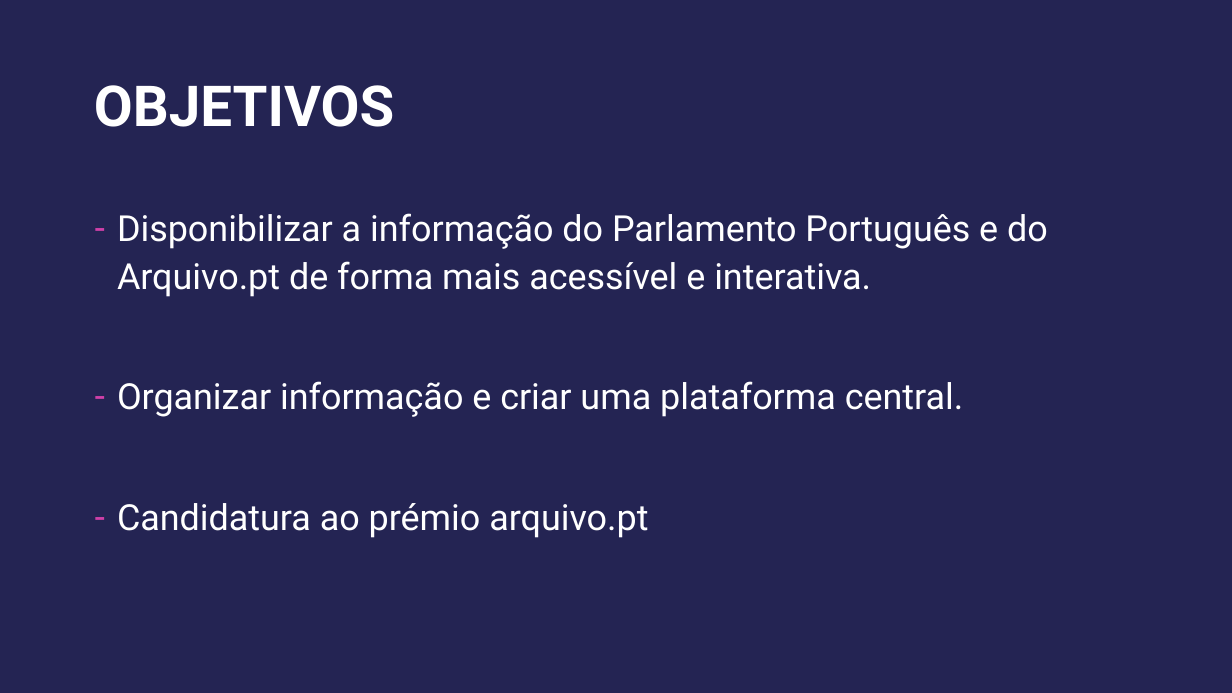
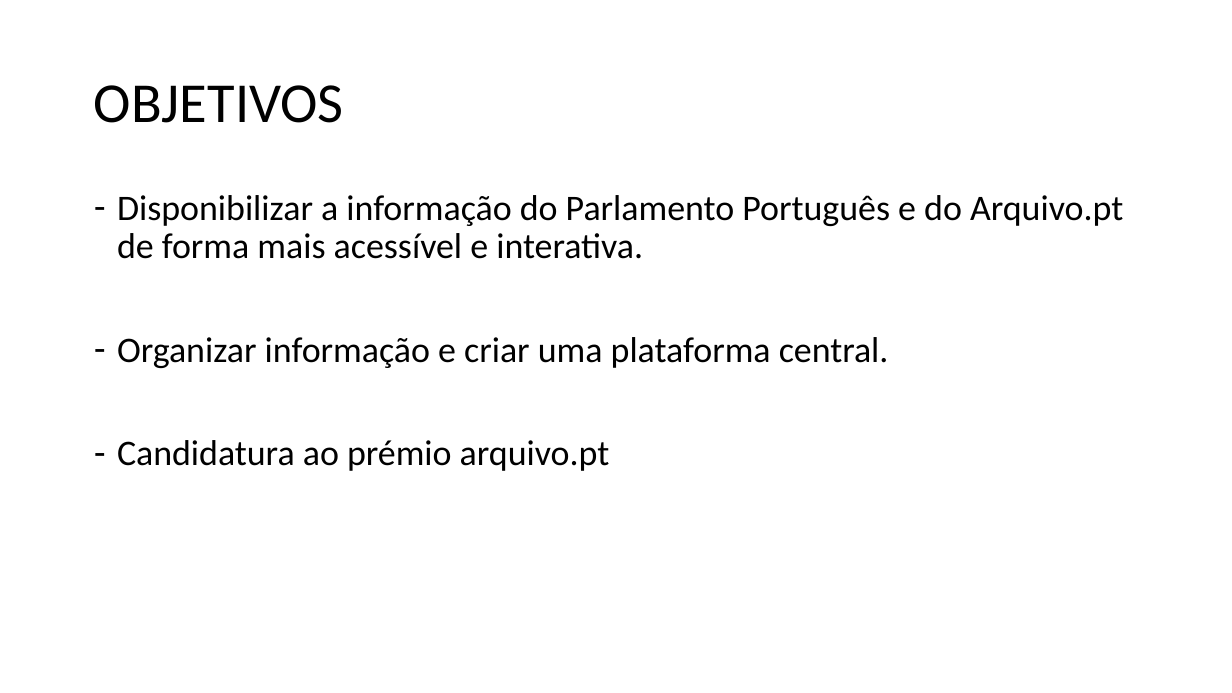
Before and after one commit to ruipfteixeira/arquivopt, a slide deck: slide 2 of Presentation.pptx. Drawn at 1232x693 pixels with LibreOffice and Linux fonts; fonts in the diff are those of the drawing; background and template pictures are left out. Boxes give left, top, right and bottom in pixels: in the first picture for what was removed or moved away, otherwise in the second. Text is boxed around its words. In the diff, an @@ line names an element or a change of style, - is before the commit and + after.

```diff
--- a/Presentation.pptx
+++ b/Presentation.pptx
@@ rectangle removed at bbox=[0, 0, 1232, 693] @@
@@ title "OBJETIVOS" at bbox=[94, 85, 344, 123]: font Roboto to Calibri, text colour #FFFFFF to #000000, bold off; line spacing 1 to 0.9 @@
@@ text "Disponibilizar a informação do Parlamento ...": place and size @@
-text "Disponibilizar a informação do Parlamento ..." at bbox=[117, 213, 1048, 538]
+text "Disponibilizar a informação do Parlamento ..." at bbox=[117, 195, 1123, 471]
@@ text "Disponibilizar a informação do Parlamento ..." at bbox=[117, 195, 1123, 471]: font Roboto to Calibri, text colour #FFFFFF to #000000; line spacing 1.1 to 0.9 @@
```
Also in this commit, not shown: 2 other slides changed, 2 slides added.
